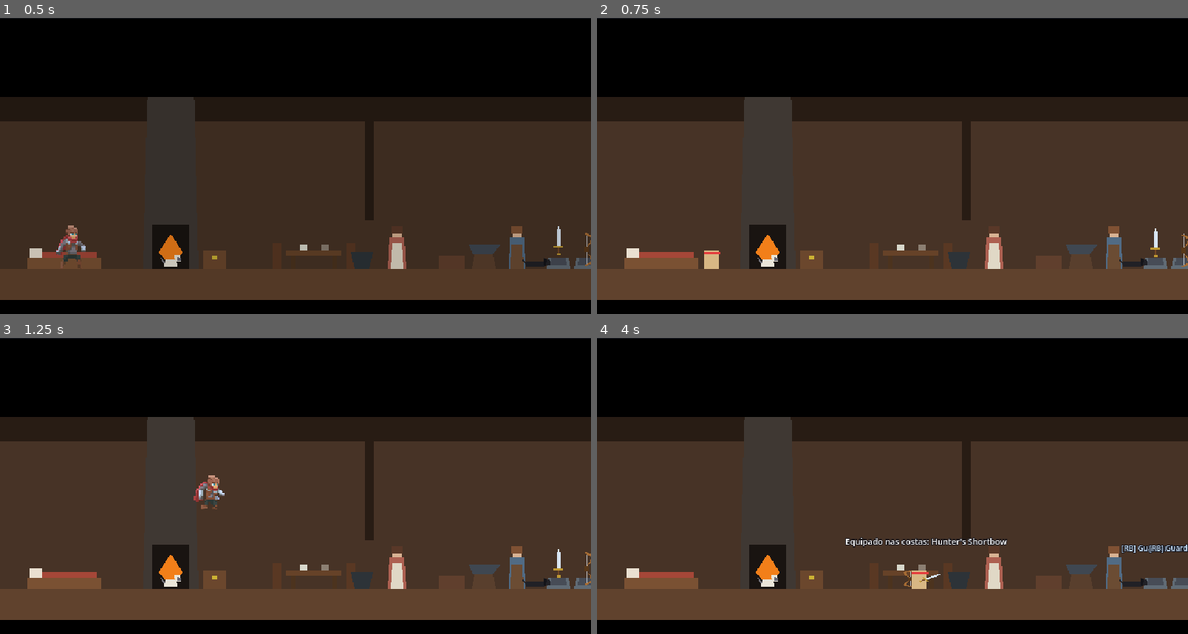
Above: before the commit, frames 1-4 (two rows, left to right).
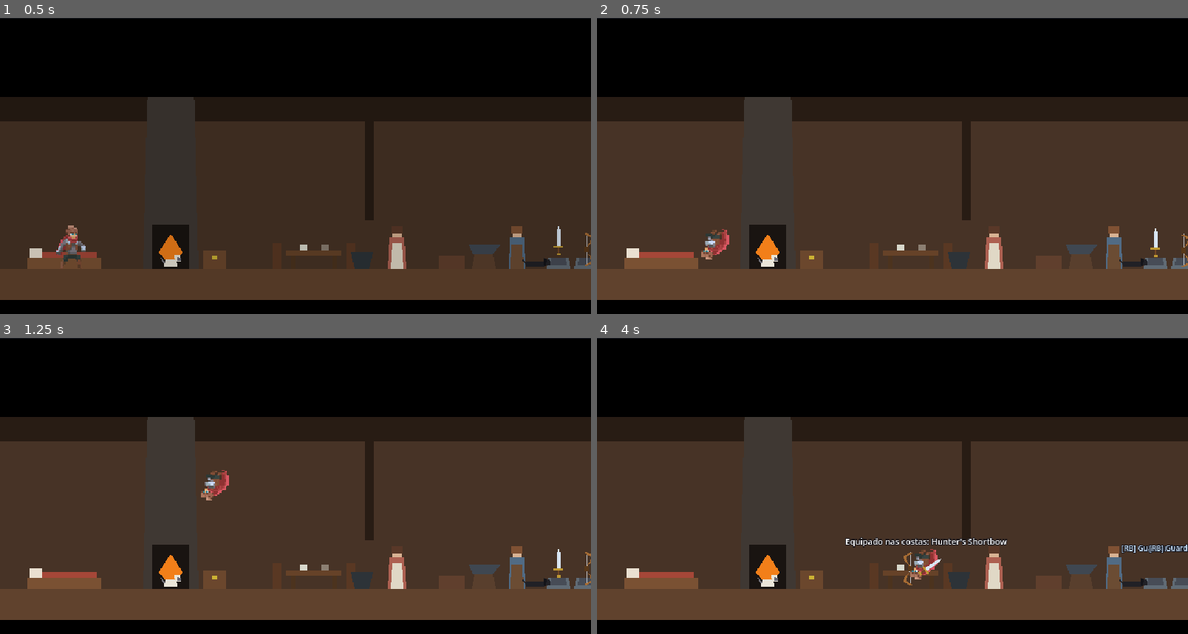
Above: after the commit, the same moments.

Repository: Theadrill/Godot-Roguelike-Prototype
Game: Godot game, scene res://src/world/hub/family_house.tscn
Same seed, same stepped clock (60 frames per second), same inputs: the game is played once before the commit and once after it.
Inputs (mouse positions are in pixels of both pictures, inside the frame that each line leads up to):
- Up to frame 1 (0.5 s): no input
- Up to frame 2 (0.75 s): tap Enter (ui_accept) at 0.5 s; move the mouse to (992, 251) at 0.52 s; hold D (move_right) from 0.53 s (still down); hold Shift (roll) from 0.53 s (still down); click (992, 251) at 0.67 s
- Up to frame 3 (1.25 s): keep holding D (move_right); keep holding Shift (roll); tap Space (jump) at 0.77, 0.8, 1.07 s
- Up to frame 4 (4 s): move the mouse to (1117, 571) at 1.27 s; release Shift (roll) at 1.28 s; tap Space (jump) at 1.35, 1.52, 1.82, 3.05, 3.77 s; click (1117, 571) at 1.42 s; tap Shift (roll) at 1.55, 3.8 s; release D (move_right) at 2 s; click "X" at 2 s; move the mouse to (1158, 571) at 2.77 s; press the mouse at (1158, 571) at 2.78 s; hold A (move_left) 2.78-3.53 s; move the mouse to (1182, 571) at 3.52 s; release the mouse at (1182, 571) at 3.53 s; hold D (move_right) from 3.53 s (still down); right-click (1182, 571) at 3.6 s; click (1182, 571) at 3.67 s

Frame 1 is identical in both runs. In frame 2, 0.4% of the frame differs, in the area x 17-23%, y 71-85%; in frame 3, 0.4%; in frame 4, 0.5%, in the area x 51-59%, y 71-85%.

Commit message:
feat(player): add roll and double jump somersault animations

Diff:
--- a/assets/player/adventurer/player_frames.tres
+++ b/assets/player/adventurer/player_frames.tres
@@ -1,10 +1,12 @@
-[gd_resource type="SpriteFrames" load_steps=29 format=3 uid="uid://player_frames_unified_01"]
+[gd_resource type="SpriteFrames" load_steps=37 format=3 uid="uid://player_frames_unified_01"]
 
 [ext_resource type="Texture2D" path="res://assets/player/adventurer/idle/player_idle_sheet.png" id="1_idle_sheet"]
 [ext_resource type="Texture2D" path="res://assets/player/adventurer/run/player_run_sheet.png" id="2_run_sheet"]
 [ext_resource type="Texture2D" path="res://assets/player/adventurer/jump/player_jump_sheet.png" id="3_jump_sheet"]
 [ext_resource type="Texture2D" path="res://assets/player/adventurer/crouch/player_crouch_sheet.png" id="4_crouch_sheet"]
 [ext_resource type="Texture2D" path="res://assets/player/adventurer/fall/player_fall_sheet.png" id="5_fall_sheet"]
+[ext_resource type="Texture2D" path="res://assets/player/adventurer/slide/player_slide_sheet.png" id="6_slide_sheet"]
+[ext_resource type="Texture2D" path="res://assets/player/adventurer/roll/player_roll_sheet.png" id="7_roll_sheet"]
 
 [sub_resource type="AtlasTexture" id="AtlasTexture_idle_0"]
 atlas = ExtResource("1_idle_sheet")
@@ -86,6 +88,30 @@
 atlas = ExtResource("5_fall_sheet")
 region = Rect2(0, 62, 83, 62)
 
+[sub_resource type="AtlasTexture" id="AtlasTexture_slide_0"]
+atlas = ExtResource("6_slide_sheet")
+region = Rect2(0, 0, 83, 62)
+
+[sub_resource type="AtlasTexture" id="AtlasTexture_slide_1"]
+atlas = ExtResource("6_slide_sheet")
+region = Rect2(0, 62, 83, 62)
+
+[sub_resource type="AtlasTexture" id="AtlasTexture_roll_0"]
+atlas = ExtResource("7_roll_sheet")
+region = Rect2(0, 0, 83, 62)
+
+[sub_resource type="AtlasTexture" id="AtlasTexture_roll_1"]
+atlas = ExtResource("7_roll_sheet")
+region = Rect2(83, 0, 83, 62)
+
+[sub_resource type="AtlasTexture" id="AtlasTexture_roll_2"]
+atlas = ExtResource("7_roll_sheet")
+region = Rect2(0, 62, 83, 62)
+
+[sub_resource type="AtlasTexture" id="AtlasTexture_roll_3"]
+atlas = ExtResource("7_roll_sheet")
+region = Rect2(83, 62, 83, 62)
+
 [resource]
 animations = [{
 "frames": [{
@@ -107,6 +133,23 @@
 }, {
 "frames": [{
 "duration": 1.0,
+"texture": SubResource("AtlasTexture_roll_0")
+}, {
+"duration": 1.0,
+"texture": SubResource("AtlasTexture_roll_1")
+}, {
+"duration": 1.0,
+"texture": SubResource("AtlasTexture_roll_2")
+}, {
+"duration": 1.0,
+"texture": SubResource("AtlasTexture_roll_3")
+}],
+"loop": false,
+"name": &"double_jump",
+"speed": 13.0
+}, {
+"frames": [{
+"duration": 1.0,
 "texture": SubResource("AtlasTexture_fall_0")
 }, {
 "duration": 1.0,
@@ -166,6 +209,23 @@
 }, {
 "frames": [{
 "duration": 1.0,
+"texture": SubResource("AtlasTexture_roll_0")
+}, {
+"duration": 1.0,
+"texture": SubResource("AtlasTexture_roll_1")
+}, {
+"duration": 1.0,
+"texture": SubResource("AtlasTexture_roll_2")
+}, {
+"duration": 1.0,
+"texture": SubResource("AtlasTexture_roll_3")
+}],
+"loop": false,
+"name": &"roll",
+"speed": 14.0
+}, {
+"frames": [{
+"duration": 1.0,
 "texture": SubResource("AtlasTexture_run_0")
 }, {
 "duration": 1.0,
@@ -186,4 +246,15 @@
 "loop": true,
 "name": &"run",
 "speed": 10.0
+}, {
+"frames": [{
+"duration": 1.0,
+"texture": SubResource("AtlasTexture_slide_0")
+}, {
+"duration": 1.0,
+"texture": SubResource("AtlasTexture_slide_1")
+}],
+"loop": true,
+"name": &"slide",
+"speed": 10.0
 }]
--- a/src/entities/player/states/double_jump_state.gd
+++ b/src/entities/player/states/double_jump_state.gd
@@ -9,7 +9,7 @@
 	player.velocity.y = player.double_jump_velocity
 	player.is_wall_recovery_active = false
 	player.fall_peak_y = minf(player.fall_peak_y, player.global_position.y)
-	player.play_animation(&"jump")
+	player.play_animation(&"double_jump")
 
 func exit() -> void:
 	player.stop_animation()
--- a/src/entities/player/states/fall_state.gd
+++ b/src/entities/player/states/fall_state.gd
@@ -11,7 +11,7 @@
 		player.fall_peak_y = minf(player.fall_peak_y, player.global_position.y)
 
 	var prev_state_name: String = state_machine.previous_state.name if state_machine and state_machine.previous_state else ""
-	if prev_state_name in ["Jump", "DoubleJump", "WallJump"]:
+	if prev_state_name in ["Jump", "WallJump"]:
 		player.play_animation(&"fall_from_jump")
 	else:
 		player.play_animation(&"fall")
--- a/src/entities/player/states/roll_state.gd
+++ b/src/entities/player/states/roll_state.gd
@@ -9,6 +9,11 @@
 	player = character as Player
 	roll_timer = player.roll_duration
 	roll_direction = float(player.facing_direction)
+
+	if player.is_crouch_requested() or (state_machine.previous_state and state_machine.previous_state.name.to_lower() == "crouch"):
+		player.play_animation(&"slide")
+	else:
+		player.play_animation(&"roll")
 
 	# Shrink collision height to 20px so player passes under low ceilings (32px)
 	_set_crouched(true)
@@ -23,6 +28,7 @@
 
 func exit() -> void:
 	_set_crouched(false)
+	player.stop_animation()
 	if player.hurtbox:
 		player.hurtbox.is_invulnerable = false
 	if player.has_meta("mod_folha_de_fogo") and player.get_meta("mod_folha_de_fogo"):
@@ -70,7 +76,8 @@
 	if crouched:
 		rect.size = Vector2(16.0, 20.0)
 		player.collision_shape.position = Vector2(0.0, -10.0)
-		player.visual.scale.y = 0.5
+		if not player.player_sprite or not player.player_sprite.visible:
+			player.visual.scale.y = 0.5
 		if player.hurtbox and player.hurtbox.has_node("CollisionShape2D"):
 			var h_rect := player.hurtbox.get_node("CollisionShape2D").shape as RectangleShape2D
 			if h_rect:
Binary file added: assets/player/adventurer/roll/individual/roll_0.png
Binary file added: assets/player/adventurer/roll/individual/roll_1.png
Binary file added: assets/player/adventurer/roll/individual/roll_2.png
Binary file added: assets/player/adventurer/roll/individual/roll_3.png
Binary file added: assets/player/adventurer/roll/player_roll_sheet.png
Binary file added: assets/player/adventurer/slide/individual/adventurer_slide_00.png
Not shown, added: assets/player/adventurer/slide/individual/adventurer_slide_00.png.import
Binary file added: assets/player/adventurer/slide/individual/adventurer_slide_01.png
Not shown, added: assets/player/adventurer/slide/individual/adventurer_slide_01.png.import
Binary file added: assets/player/adventurer/slide/player_slide_sheet.png
Not shown, added: assets/player/adventurer/slide/player_slide_sheet.png.import
